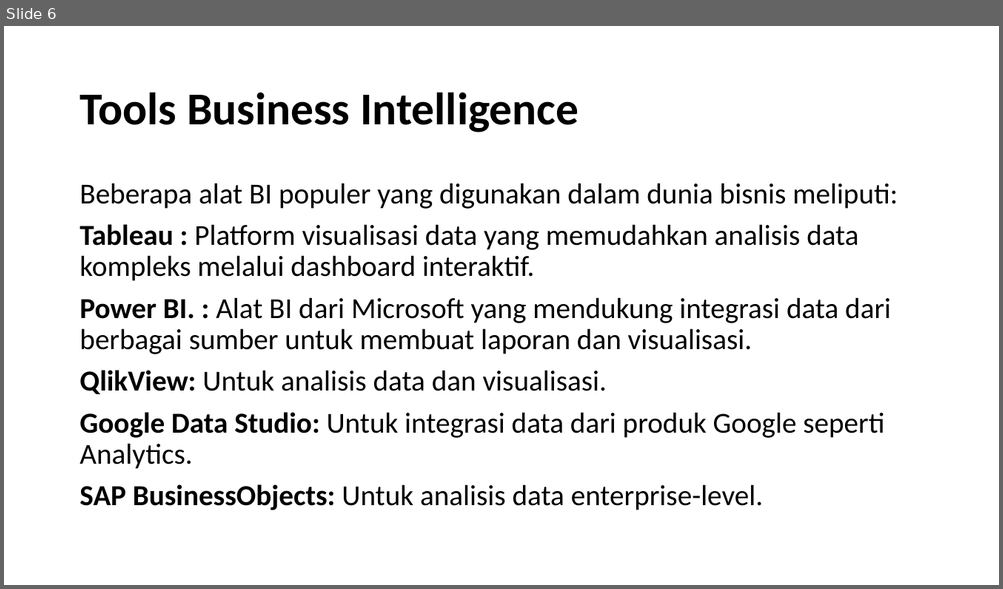
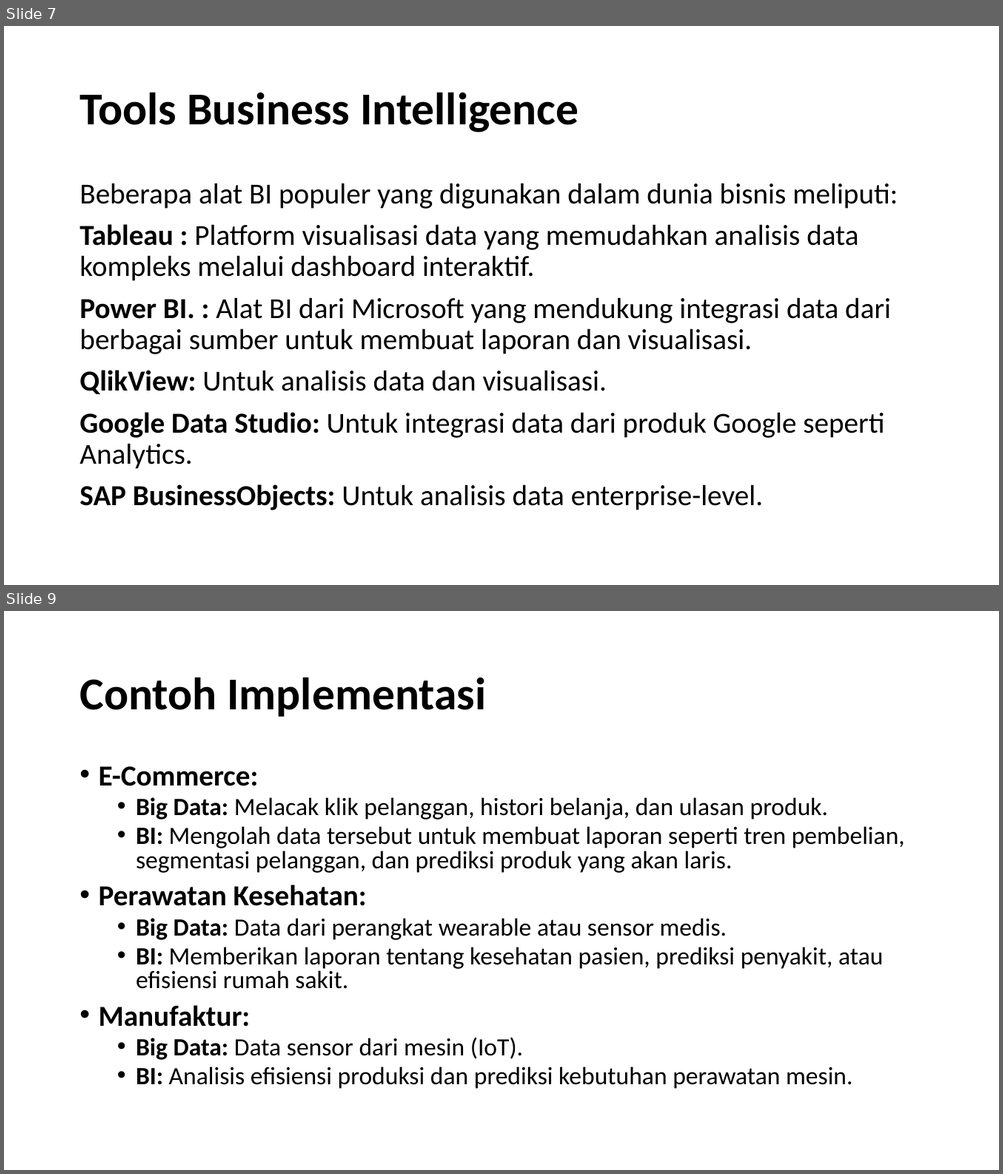
Before and after one commit to hafizirwandi/PengantarTeknologiSistemInformasi, a slide deck: 11. BI dan Big Data.pptx. Shown one above the other, each under a label of ours: slide 6 before the commit, slides 7 and 9 after it; the slides between them are not shown. The pictures are 1003x589 and 1003x1174 pixels, drawn with LibreOffice and Linux fonts; fonts in the diff are those of the drawing. Boxes give left, top, right and bottom in pixels: in the first picture for what was removed or moved away, otherwise in the second. Text is boxed around its words. In the diff, an @@ line names an element or a change of style, - is before the commit and + after.

Commit message:
big data

```diff
--- a/11. BI dan Big Data.pptx
+++ b/11. BI dan Big Data.pptx
@@ slide 9 added at (x1=4, y1=611, x2=999, y2=1170), background #FFFFFF @@
@@ title added at (x1=79, y1=677, x2=486, y2=717), 44 pt, text #000000, bold @@
+Contoh Implementasi
@@ text added at (x1=99, y1=766, x2=905, y2=1089), 24 pt, text #000000 @@
+• E-Commerce:
+  • Big Data: Melacak klik pelanggan, histori belanja, dan ulasan produk.
+  • BI: Mengolah data tersebut untuk membuat laporan seperti tren pembelian, segmentasi pelanggan, dan prediksi produk yang akan laris.
+• Perawatan Kesehatan:
+  • Big Data: Data dari perangkat wearable atau sensor medis.
+  • BI: Memberikan laporan tentang kesehatan pasien, prediksi penyakit, atau efisiensi rumah sakit.
+• Manufaktur:
+  • Big Data: Data sensor dari mesin (IoT).
+  • BI: Analisis efisiensi produksi dan prediksi kebutuhan perawatan mesin.
@@ what was slide 6 is now slide 7 @@
```
Also in this commit, not shown: 4 other slides added.
